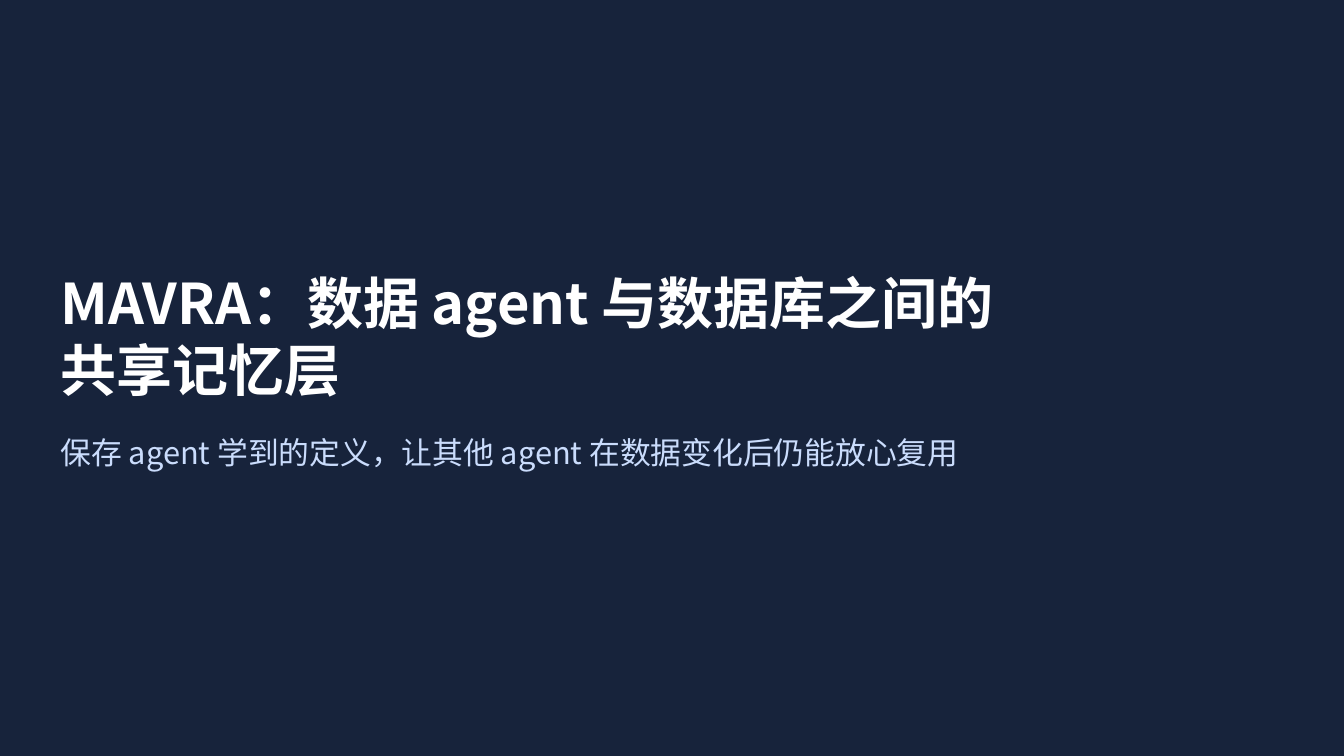
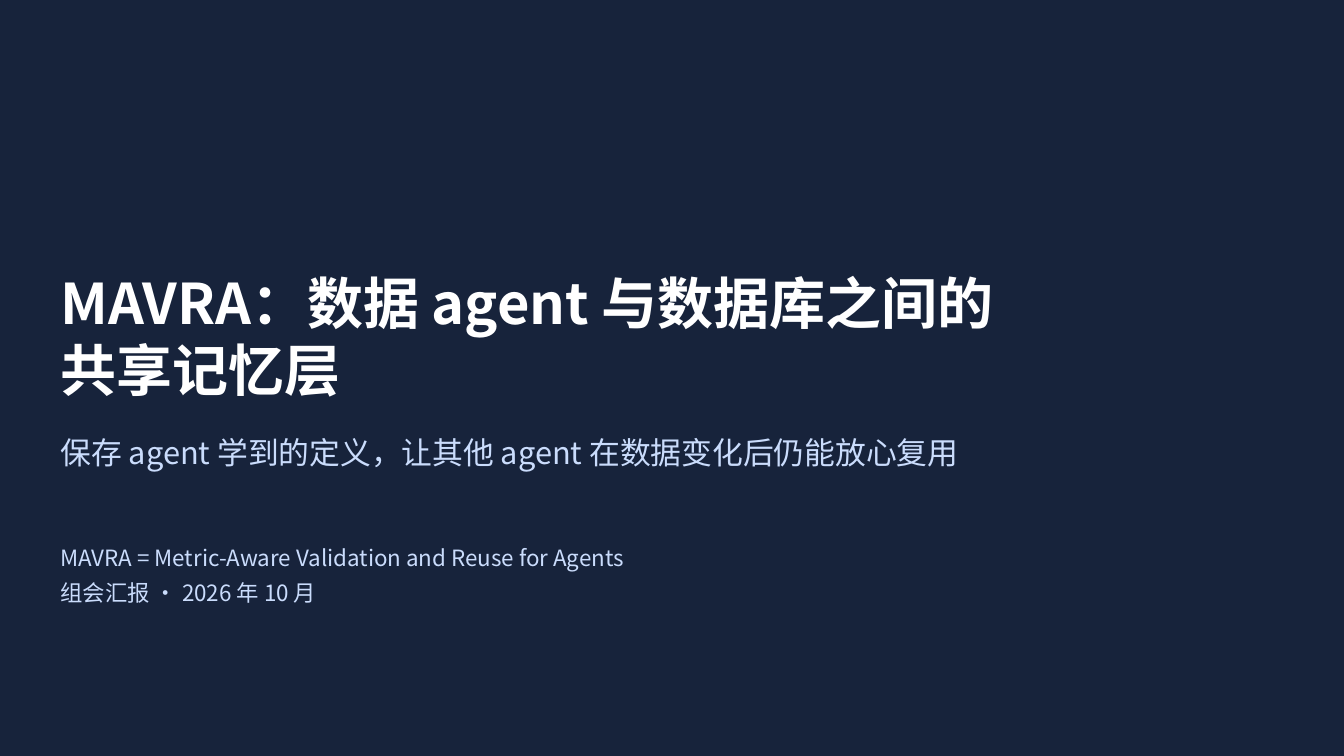
Before and after one commit to mmmttt000045/agent4db-adapter, a slide deck: slide 1 of docs/mavra-system.pptx. Drawn at 1344x756 pixels with LibreOffice and Linux fonts; fonts in the diff are those of the drawing. Boxes give left, top, right and bottom in pixels: in the first picture for what was removed or moved away, otherwise in the second. Text is boxed around its words. In the diff, an @@ line names an element or a change of style, - is before the commit and + after.

```diff
--- a/docs/mavra-system.pptx
+++ b/docs/mavra-system.pptx
@@ text added at (60,548,623,603), 16 pt, text #CADCFC @@
+MAVRA = Metric-Aware Validation and Reuse for Agents
+组会汇报 · 2026 年 10 月
```
Also in this commit, not shown: 9 other slides changed, 6 other files.
